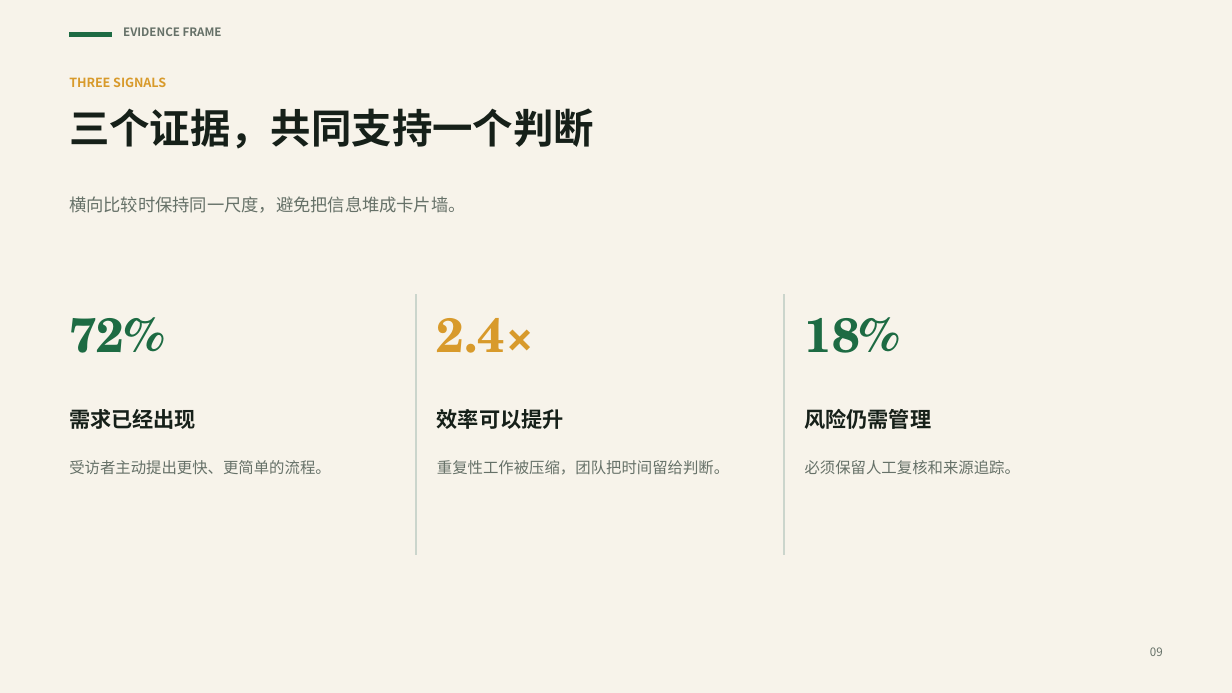
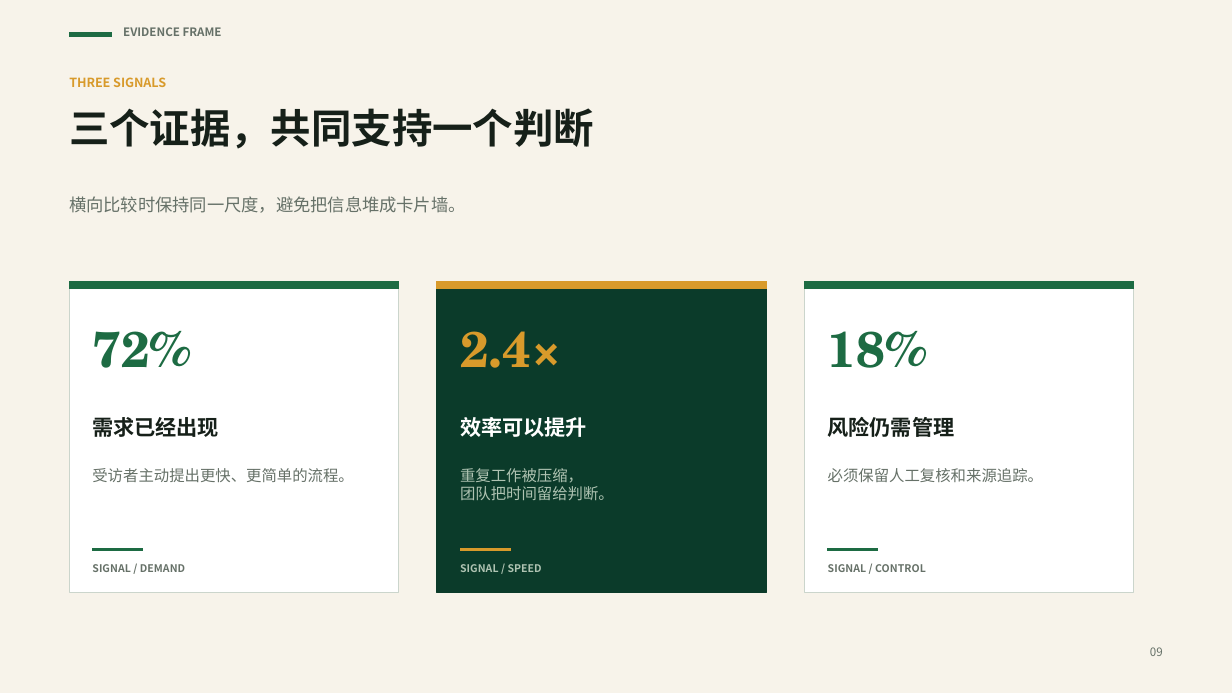
Before and after one commit to zhoy0409-debug/build-premium-pptx, a slide deck: slide 9 of assets/premium-green-layout-kit.pptx. Drawn at 1232x693 pixels with LibreOffice and Linux fonts; fonts in the diff are those of the drawing. Boxes give left, top, right and bottom in pixels: in the first picture for what was removed or moved away, otherwise in the second. Text is boxed around its words. In the diff, an @@ line names an element or a change of style, - is before the commit and + after.

```diff
--- a/assets/premium-green-layout-kit.pptx
+++ b/assets/premium-green-layout-kit.pptx
@@ rectangle added at <box>69,281,398,593</box>, fill #FFFFFF, outline #CBD5CC 0.75 pt @@
@@ rectangle added at <box>69,281,398,288</box>, fill #1D6B43, outline #1D6B43 0 pt @@
@@ rectangle removed at <box>416,295,417,555</box> @@
@@ rectangle: place and size @@
-rectangle at <box>784,295,785,555</box>
+rectangle at <box>437,281,766,593</box>
@@ rectangle at <box>437,281,766,593</box>: fill #CBD5CC to #0B3B2A; outline #CBD5CC 0 pt to #0B3B2A 0.75 pt @@
@@ rectangle added at <box>437,281,766,288</box>, fill #D89A2B, outline #D89A2B 0 pt @@
@@ rectangle added at <box>805,281,1134,593</box>, fill #FFFFFF, outline #CBD5CC 0.75 pt @@
@@ rectangle added at <box>805,281,1134,288</box>, fill #1D6B43, outline #1D6B43 0 pt @@
@@ text "72%": place and size @@
-text "72%" at <box>69,317,164,353</box>
+text "72%" at <box>92,331,191,368</box>
@@ text "2.4×": place and size @@
-text "2.4×" at <box>437,318,535,353</box>
+text "2.4×" at <box>460,331,562,368</box>
@@ size 37.5 to 39 pt in 3 elements at <box>92,331,191,368</box>, <box>460,331,562,368</box>, <box>828,331,927,368</box> @@
@@ text "18%": place and size @@
-text "18%" at <box>805,317,900,353</box>
+text "18%" at <box>828,331,927,368</box>
@@ text "需求已经出现": place and size @@
-text "需求已经出现" at <box>69,409,196,429</box>
+text "需求已经出现" at <box>92,417,219,437</box>
@@ text "效率可以提升": place and size @@
-text "效率可以提升" at <box>437,409,564,429</box>
+text "效率可以提升" at <box>460,417,587,437</box>
@@ text "效率可以提升" at <box>460,417,587,437</box>: text colour #162019 to #FFFFFF @@
@@ text "风险仍需管理": place and size @@
-text "风险仍需管理" at <box>805,409,932,429</box>
+text "风险仍需管理" at <box>828,417,955,437</box>
@@ text "受访者主动提出更快、更简单的流程。": place and size @@
-text "受访者主动提出更快、更简单的流程。" at <box>69,460,331,474</box>
+text "受访者主动提出更快、更简单的流程。" at <box>92,468,354,482</box>
@@ text at <box>460,468,614,500</box>: text changed; text colour #667168 to #AFC3B2 @@
-重复性工作被压缩，团队把时间留给判断。
+重复工作被压缩，
+团队把时间留给判断。
@@ text "必须保留人工复核和来源追踪。": place and size @@
-text "必须保留人工复核和来源追踪。" at <box>805,460,1020,474</box>
+text "必须保留人工复核和来源追踪。" at <box>828,468,1043,482</box>
@@ rectangle added at <box>92,549,142,551</box>, fill #1D6B43, outline #1D6B43 0 pt @@
@@ text added at <box>92,564,185,572</box>, 8.2 pt, text #667168, bold @@
+SIGNAL / DEMAND
@@ rectangle added at <box>460,549,510,551</box>, fill #D89A2B, outline #D89A2B 0 pt @@
@@ text added at <box>460,564,542,572</box>, 8.2 pt, text #AFC3B2, bold @@
+SIGNAL / SPEED
@@ rectangle added at <box>828,549,878,551</box>, fill #1D6B43, outline #1D6B43 0 pt @@
@@ text added at <box>828,564,926,572</box>, 8.2 pt, text #667168, bold @@
+SIGNAL / CONTROL
```
Also in this commit, not shown: 9 other slides changed, 10 other files.
